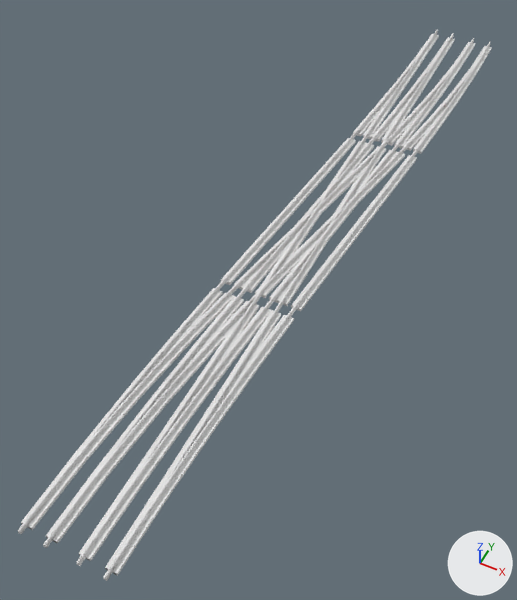
The OBJ model Resources/Meshes/10m/Boosted_Rail_Start.obj as it was, and as the next commit left it.
Camera for both pictures: a camera (50 mm lens) standing at (12.5, -41.1, 38.1) and looking at (-4.6, -7.1, -4.5). Lighting does not change. The marker at lower right points along +X, +Y and +Z. Where no turn or scale is listed for an object, it has been applied to the vertices.

In view in the first picture: 'Boosted_Rail_Start'.
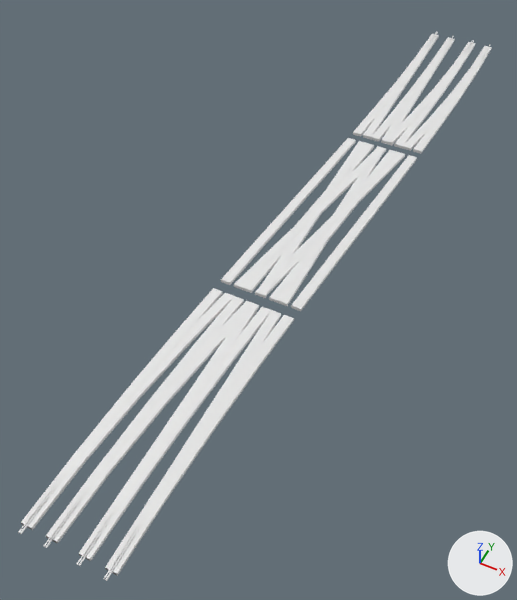
The change in detail:
me_boosted_rail_start is used by ob_boosted_rail_start; location (0.0, 0.0, 0.0).
me_boosted_rail_start had 2450 vertices, 3968 faces and spanned x -7.1..3.2, y -32.0..32.0, z -0.2..0.4.
me_boosted_rail_start now has 568 vertices, 744 faces and spans x -7.1..3.2, y -32.0..32.0, z -0.2..0.1.
me_boosted_rail_start part 1: 1882 vertices removed from x -6.8..2.9, y -32.0..32.0, z 0.0..0.4.

Where the change shows, as pixel boxes [x1, y1, x2, y2] in the pictures (517 x 600 px):
'Boosted_Rail_Start', reshaped
    before: [18, 29, 492, 581]
    after: [18, 32, 492, 581]
part 1 of me_boosted_rail_start, deleted
    before: [18, 29, 491, 580]
